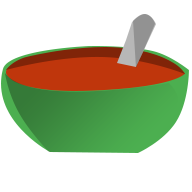
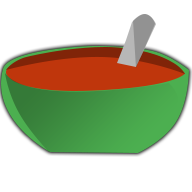
Layer changes from the first 192x192 image to the second:
pixels changed over bbox(0, 42, 192, 157) (layer not identified)
